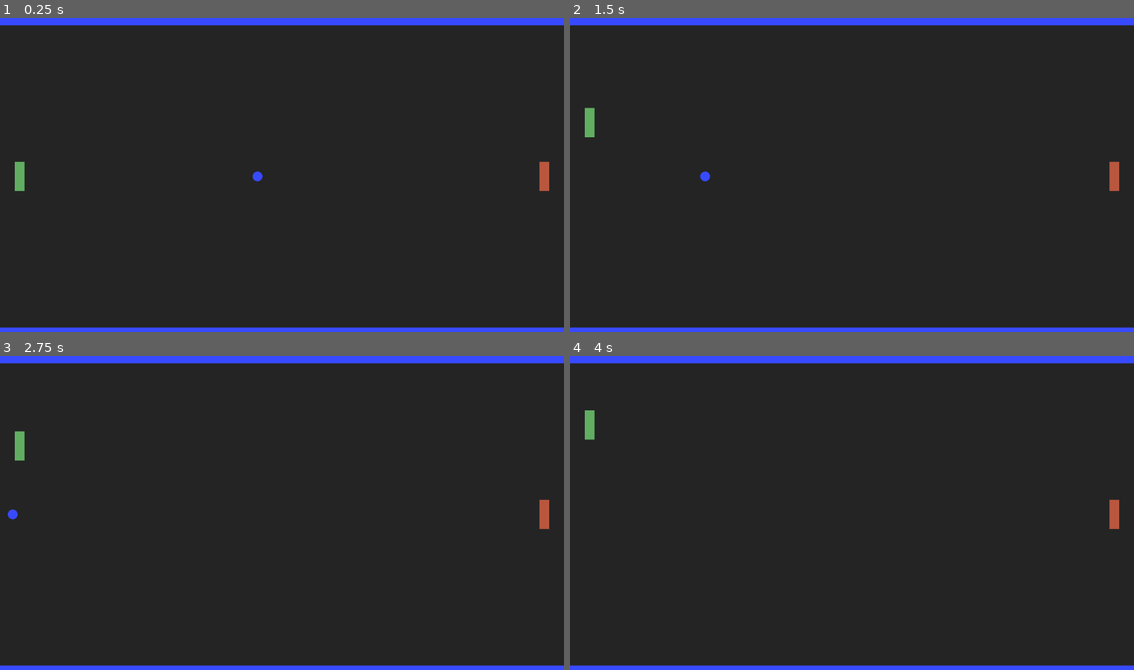
Above: before the commit, frames 1-4 (two rows, left to right).
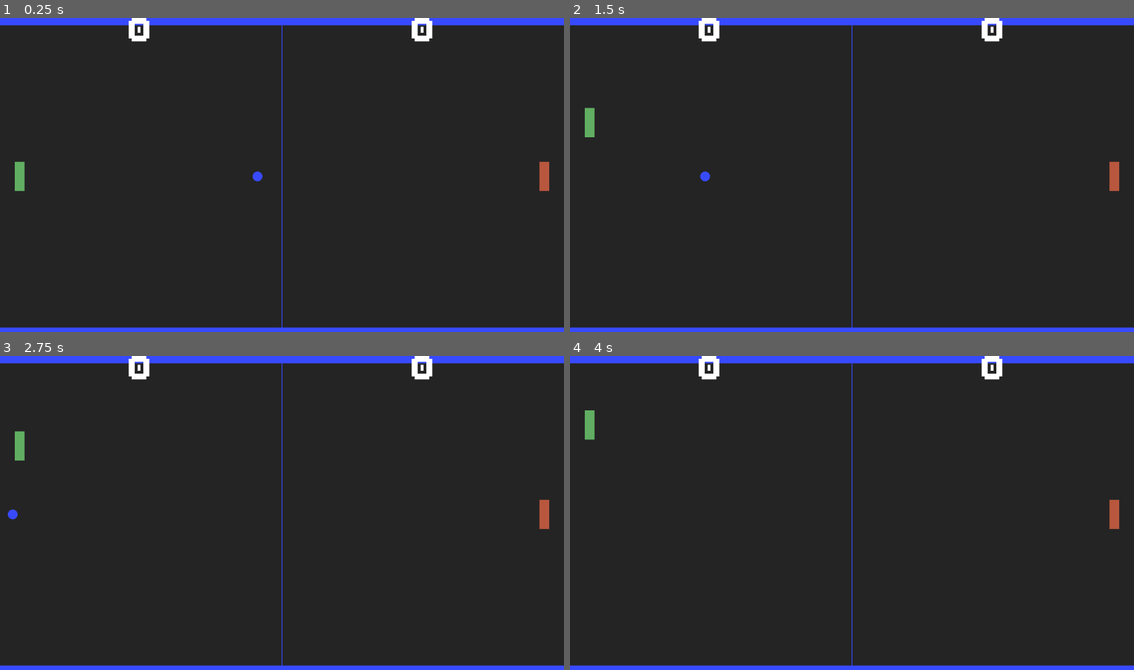
Above: after the commit, the same moments.

Repository: smarthall/20games
Game: Godot game, scene res://board.tscn
Same seed, same stepped clock (60 frames per second), same inputs: the game is played once before the commit and once after it.
Inputs:
- Up to frame 1 (0.25 s): no input
- Up to frame 2 (1.5 s): hold W (LocalUp) 0.53-1.28 s; hold S (LocalDown) from 1.28 s (still down)
- Up to frame 3 (2.75 s): release S (LocalDown) at 2.03 s; hold W (LocalUp) from 2.03 s (still down)
- Up to frame 4 (4 s): release W (LocalUp) at 3.53 s; hold S (LocalDown) from 3.53 s (still down)

The runs differ from the first frame. In frame 1, 0.6% of the frame differs, in the area x 22-77%, y 0-99%; in frame 2, 0.6%; in frame 3, 0.6%; in frame 4, 0.6%.

Commit message:
Getting ready for scoring

Diff:
--- a/pong/ScoreLabelSetting.tres
+++ b/pong/ScoreLabelSetting.tres
@@ -1,6 +1,6 @@
-[gd_resource type="LabelSettings" load_steps=2 format=3 uid="uid://dbp54m3m7y005"]
+[gd_resource type="LabelSettings" load_steps=2 format=3 uid="uid://dtinhsxcjk56w"]
 
-[ext_resource type="FontFile" uid="uid://mvdxogfrbu61" path="res://Resources/Fragment_Mono/FragmentMono-Regular.ttf" id="1_hg00c"]
+[ext_resource type="FontFile" uid="uid://o7vd1spb6its" path="res://Resources/Kenney Thick.ttf" id="1_hg00c"]
 
 [resource]
 font = ExtResource("1_hg00c")
--- a/pong/board.tscn
+++ b/pong/board.tscn
@@ -1,7 +1,8 @@
-[gd_scene load_steps=4 format=3 uid="uid://c3euv2ekxge8r"]
+[gd_scene load_steps=5 format=3 uid="uid://c3euv2ekxge8r"]
 
 [ext_resource type="PackedScene" uid="uid://dsjsrqfeqh1to" path="res://paddle.tscn" id="1_p0ybc"]
 [ext_resource type="PackedScene" uid="uid://10jjth5ovx" path="res://ball.tscn" id="2_psm7c"]
+[ext_resource type="PackedScene" uid="uid://bdb8fgl1ap2aq" path="res://boardgui.tscn" id="3_8l818"]
 
 [sub_resource type="RectangleShape2D" id="RectangleShape2D_p0ybc"]
 size = Vector2(1, 1)
@@ -50,3 +51,12 @@
 offset_right = 1.0
 offset_bottom = 1.0
 color = Color(0.220101, 0.288454, 1, 1)
+
+[node name="CanvasLayer" type="CanvasLayer" parent="."]
+
+[node name="Control" parent="CanvasLayer" instance=ExtResource("3_8l818")]
+
+[node name="Line2D" type="Line2D" parent="."]
+points = PackedVector2Array(576, 0, 576, 648)
+width = 2.0
+default_color = Color(0.219608, 0.290196, 1, 1)
--- /dev/null
+++ b/pong/boardgui.tscn
@@ -0,0 +1,32 @@
+[gd_scene load_steps=2 format=3 uid="uid://bdb8fgl1ap2aq"]
+
+[ext_resource type="LabelSettings" uid="uid://dtinhsxcjk56w" path="res://ScoreLabelSetting.tres" id="1_x2eel"]
+
+[node name="Control" type="Control"]
+layout_mode = 3
+anchors_preset = 15
+anchor_right = 1.0
+anchor_bottom = 1.0
+grow_horizontal = 2
+grow_vertical = 2
+
+[node name="HBoxContainer" type="HBoxContainer" parent="."]
+layout_mode = 1
+anchors_preset = 10
+anchor_right = 1.0
+offset_bottom = 23.0
+grow_horizontal = 2
+
+[node name="LeftPlayerScore" type="Label" parent="HBoxContainer"]
+layout_mode = 2
+size_flags_horizontal = 3
+text = "0"
+label_settings = ExtResource("1_x2eel")
+horizontal_alignment = 1
+
+[node name="RightPlayerScore" type="Label" parent="HBoxContainer"]
+layout_mode = 2
+size_flags_horizontal = 3
+text = "0"
+label_settings = ExtResource("1_x2eel")
+horizontal_alignment = 1
Binary file added: pong/Resources/DottedLine.png
Not shown, added: pong/Resources/DottedLine.png.import
Binary file added: pong/Resources/Kenney Thick.ttf
Not shown, added: pong/Resources/Kenney Thick.ttf.import
Not shown, added: pong/Resources/DottedLine.xcf
